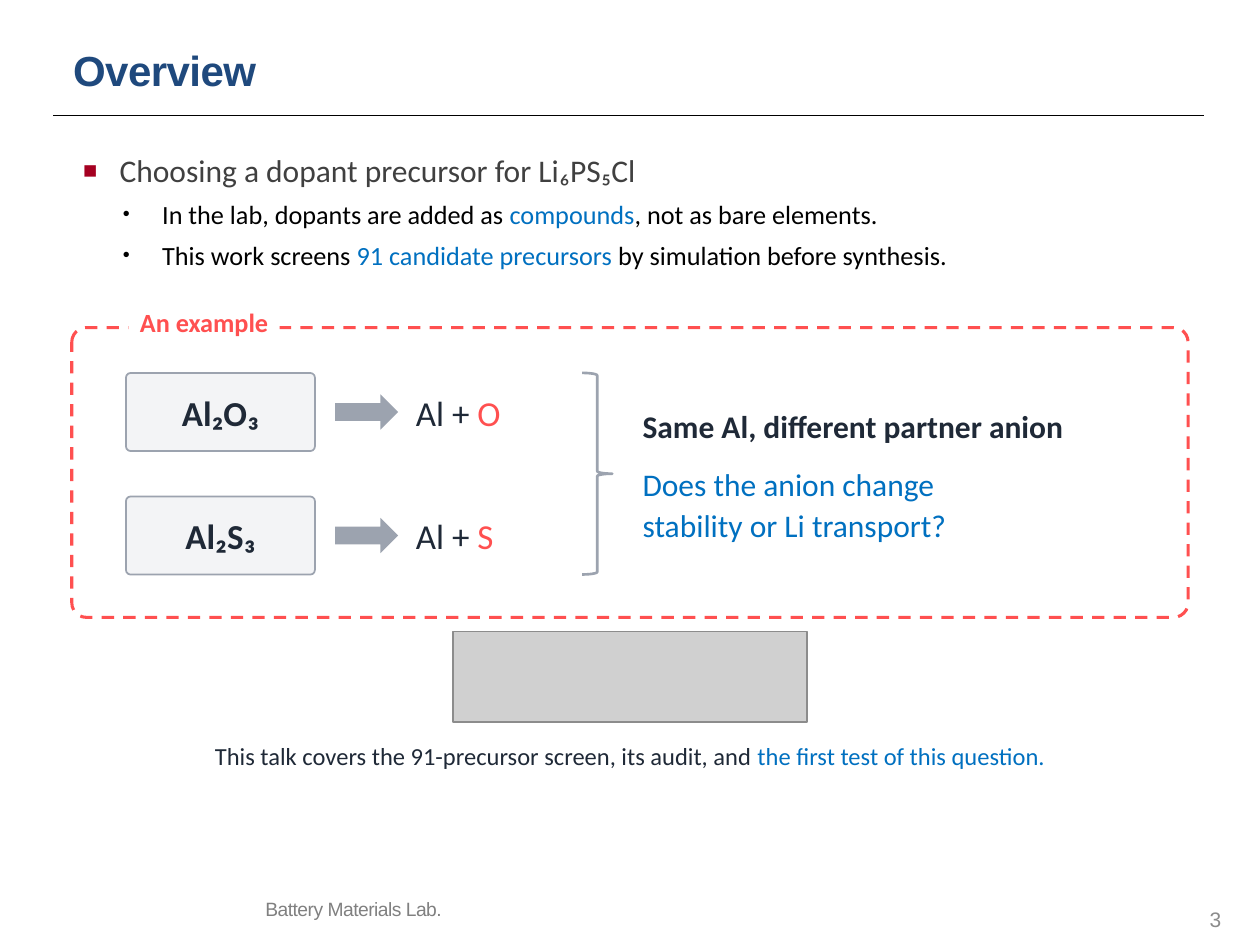
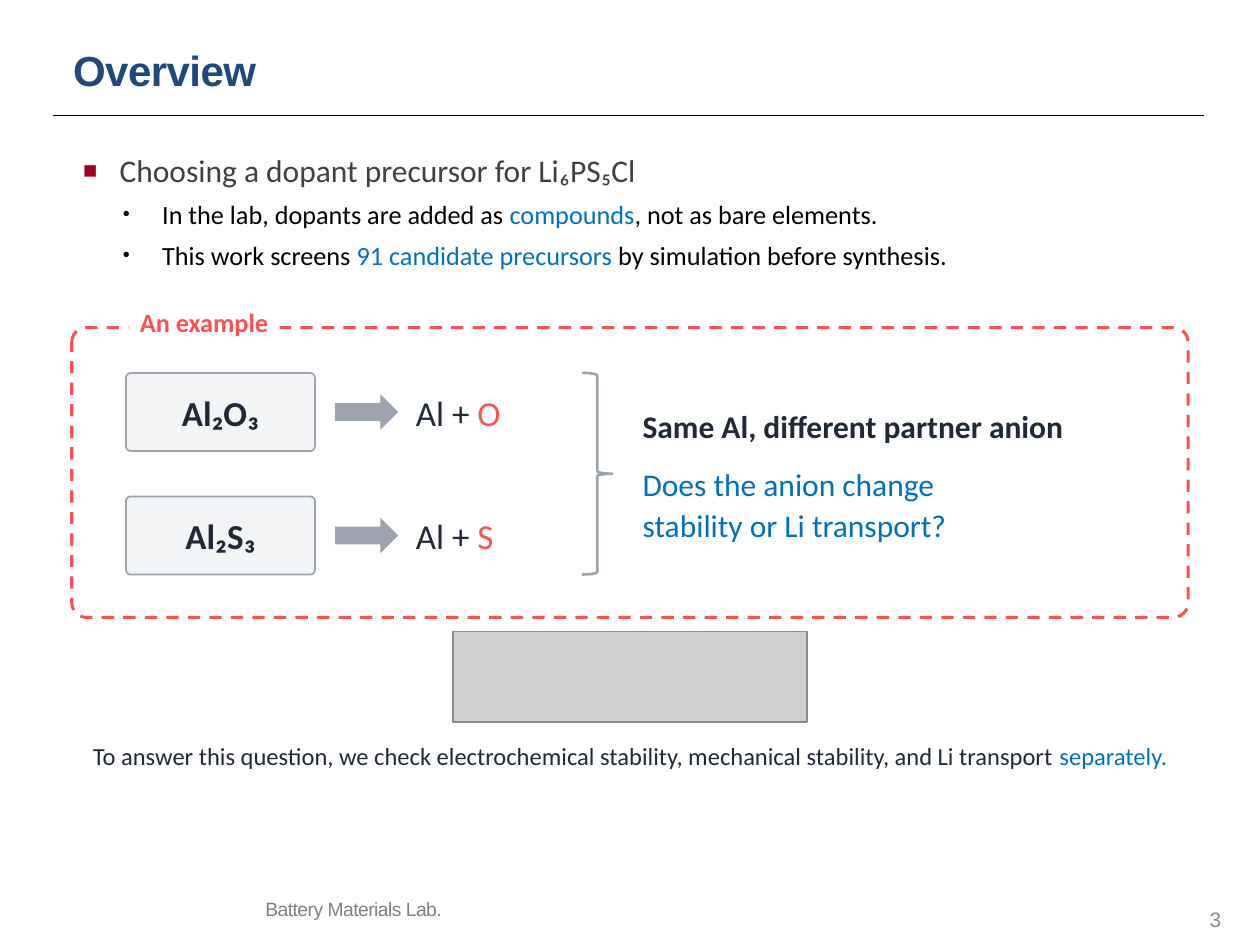
Before and after one commit to yonghoon7153-source/Yonghoon-DEM-DFT, a slide deck: slide 3 of kb/seminars/Research_Seminar_2026_10_13_cascade_progress_lean.pptx. Drawn at 1260x945 pixels with LibreOffice and Linux fonts; fonts in the diff are those of the drawing; grey boxes stand for pictures; background and template pictures are left out. Boxes give left, top, right and bottom in pixels: in the first picture for what was removed or moved away, otherwise in the second. Text is boxed around its words. In the diff, an @@ line names an element or a change of style, - is before the commit and + after.

```diff
--- a/kb/seminars/Research_Seminar_2026_10_13_cascade_progress_lean.pptx
+++ b/kb/seminars/Research_Seminar_2026_10_13_cascade_progress_lean.pptx
@@ text at box(93, 748, 1167, 769): text changed @@
-This talk covers the 91-precursor screen, its audit, and the first test of this question.
+To answer this question, we check electrochemical stability, mechanical stability, and Li transport separately.
```
Also in this commit, not shown: 5 other files.
